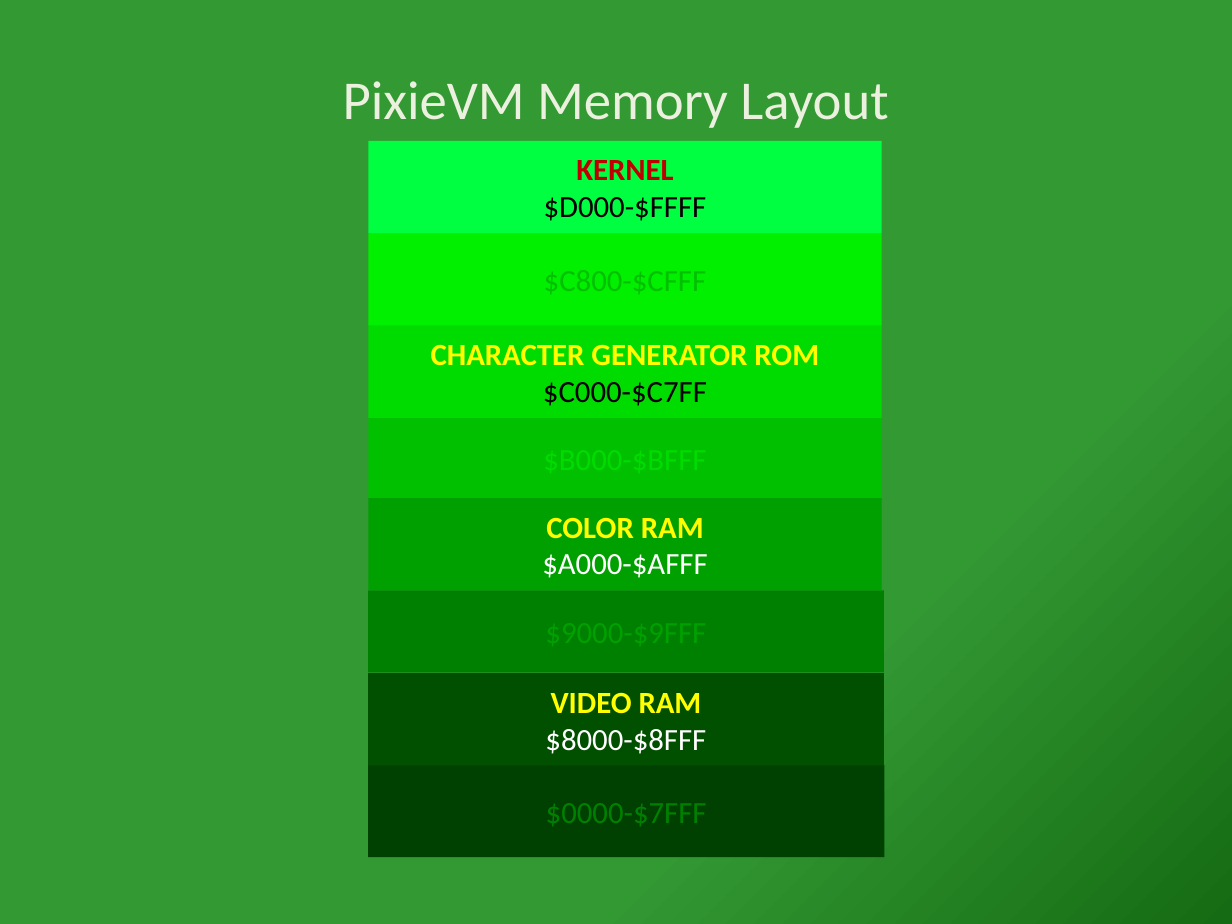
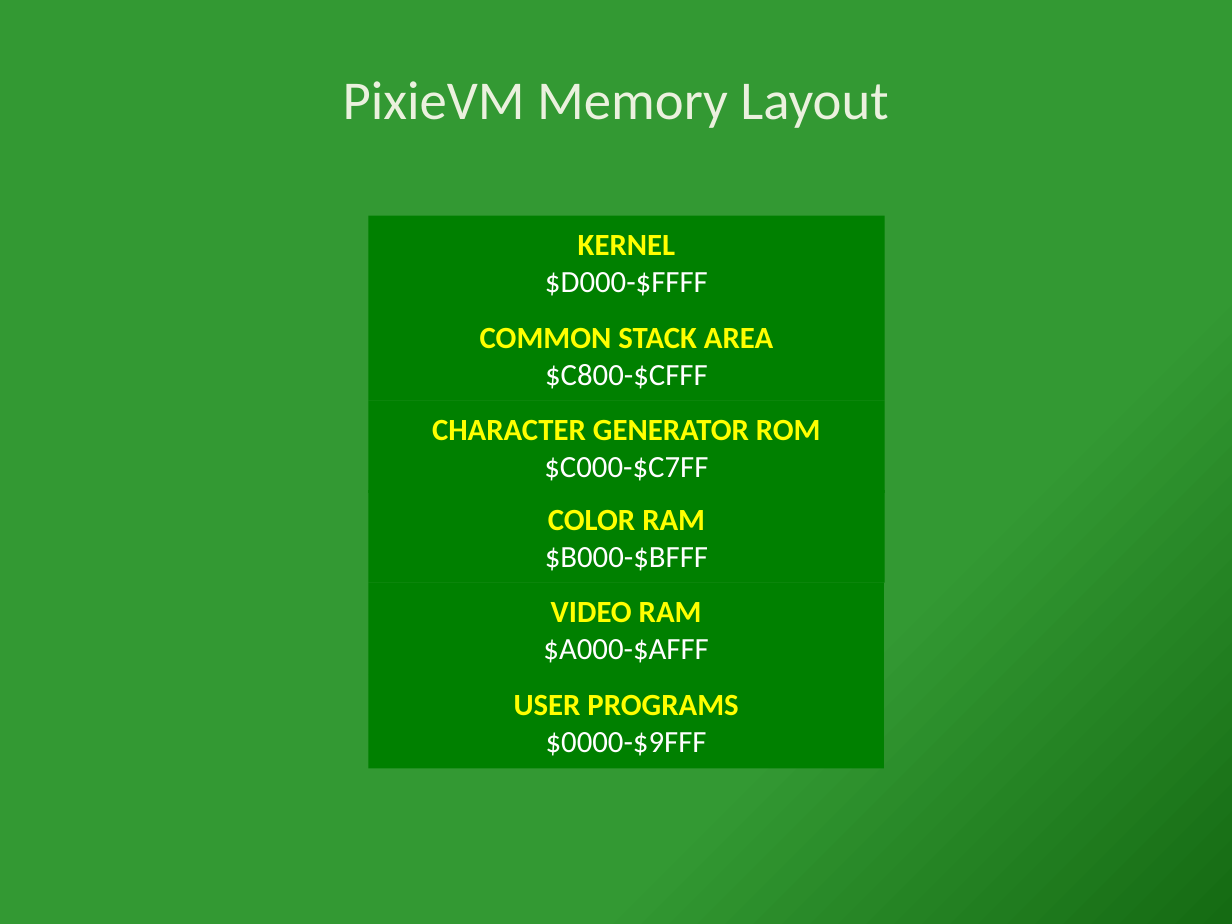
Before and after one commit to trieck/pixievm, a slide deck: slide 1 of doc/PixieVM Memory Layout.pptx. Drawn at 1232x924 pixels with LibreOffice and Linux fonts; fonts in the diff are those of the drawing. Boxes give left, top, right and bottom in pixels: in the first picture for what was removed or moved away, otherwise in the second. Text is boxed around its words. In the diff, an @@ line names an element or a change of style, - is before the commit and + after.

```diff
--- a/doc/PixieVM Memory Layout.pptx
+++ b/doc/PixieVM Memory Layout.pptx
@@ rectangle "KERNEL": place and size @@
-rectangle "KERNEL" at bbox=[368, 140, 882, 233]
+rectangle "KERNEL" at bbox=[368, 216, 885, 308]
@@ rectangle "KERNEL" at bbox=[368, 216, 885, 308]: text colour #C00000 to #FFFF00 in "KERNEL"; text colour #000000 to #FFFFFF in "$D000-$FFFF"; fill #00FF40 to #008000 @@
@@ rectangle removed at bbox=[368, 233, 882, 325] @@
@@ text added at bbox=[480, 327, 773, 389], 18 pt, text #FFFF00, bold @@
+COMMON STACK AREA
+$C800-$CFFF
@@ text "CHARACTER GENERATOR ROM": place and size @@
-text "CHARACTER GENERATOR ROM" at bbox=[368, 325, 882, 418]
+text "CHARACTER GENERATOR ROM" at bbox=[432, 419, 821, 481]
@@ text "CHARACTER GENERATOR ROM" at bbox=[432, 419, 821, 481]: fill #00DC00 to none @@
@@ rectangle removed at bbox=[368, 418, 882, 498] @@
@@ text at bbox=[544, 457, 708, 481]: text colour #000000 to #FFFFFF in "$C000-$C7FF" @@
@@ text "COLOR RAM": place and size @@
-text "COLOR RAM" at bbox=[368, 498, 882, 590]
+text "COLOR RAM" at bbox=[545, 509, 708, 571]
@@ text "COLOR RAM" at bbox=[545, 509, 708, 571]: fill #00A000 to none @@
@@ text at bbox=[545, 547, 708, 571]: text changed @@
-$A000-$AFFF
+$B000-$BFFF
@@ text "VIDEO RAM": place and size @@
-text "VIDEO RAM" at bbox=[368, 673, 885, 765]
+text "VIDEO RAM" at bbox=[543, 601, 708, 663]
@@ text "VIDEO RAM" at bbox=[543, 601, 708, 663]: fill #005000 to none @@
@@ text at bbox=[543, 639, 708, 663]: text changed @@
-$8000-$8FFF
+$A000-$AFFF
@@ rectangle "USER PROGRAMS": place and size @@
-rectangle "USER PROGRAMS" at bbox=[368, 590, 885, 673]
+rectangle "USER PROGRAMS" at bbox=[368, 675, 885, 769]
@@ text in rectangle at bbox=[514, 694, 738, 756]: text added @@
+USER PROGRAMS
+$0000-$9FFF
@@ rectangle removed at bbox=[368, 765, 885, 857] @@
-$0000-$7FFF
```
Also in this commit, not shown: 18 other files.
